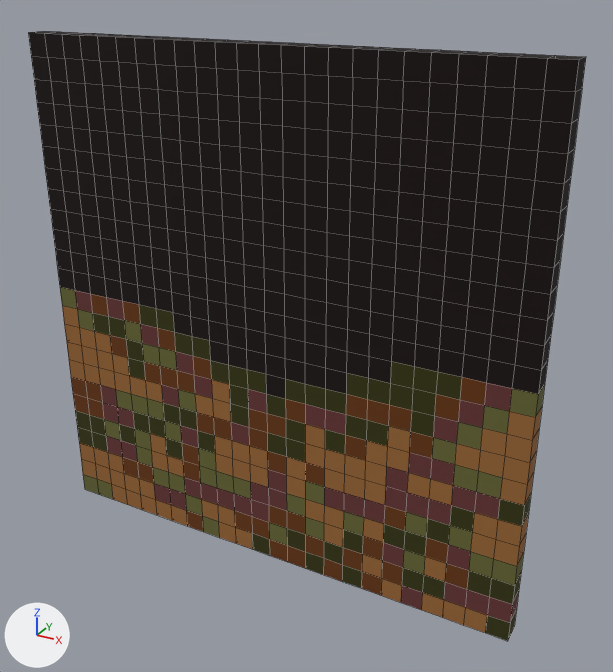
A saved change to the OBJ model WindingTale2/Assets/Resources/Shapes/Shapes_23/Shape_23_189.obj.
Camera for both pictures: a 50 mm camera at (1.81, -3.01, 1.48) aimed at (0.14, 0.01, -0.03). The axes (+X, +Y, +Z) are drawn at lower left. The lights are the same throughout. The first picture is the older version. Mesh edges are drawn as thin lines. Where no turn or scale is listed for an object, it has been applied to the vertices. Vertices at exactly the same position are counted once.

Objects in the first picture: 'Shape_23_189'.
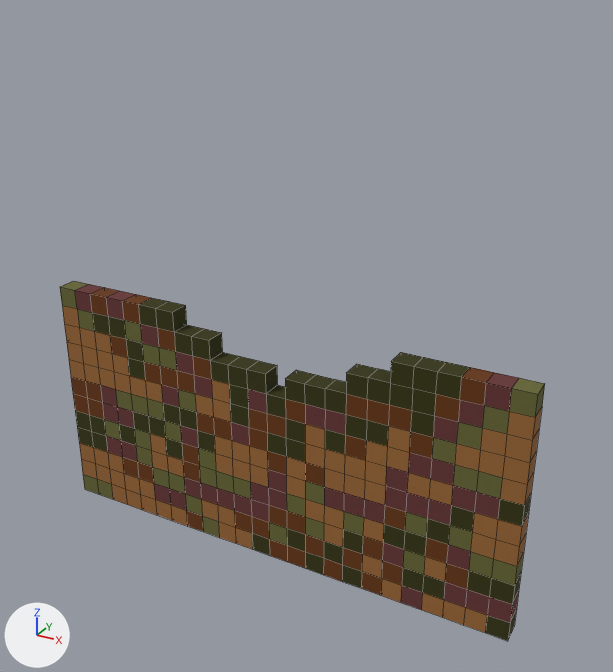
Pixel boxes [x1, y1, x2, y2] of what changed, in the pictures (613 x 672 px):
'Shape_23_189', reshaped (13% narrower, 41% shorter): before [28, 31, 586, 641]; after [60, 281, 545, 641]
part 1 of me_shape_23_189, deleted: before [28, 31, 586, 394]

Diff of the bpy script that builds the scene:
```diff
--- a/WindingTale2/Assets/Resources/Shapes/Shapes_23/Shape_23_189.obj.py
+++ b/WindingTale2/Assets/Resources/Shapes/Shapes_23/Shape_23_189.obj.py
@@ me_shape_23_189 @@
 # used by ob_shape_23_189; location = (0.0, 0.0, 0.0)
-me_shape_23_189.from_pydata(...)  # 1250 vertices, 1248 faces; spans x -1.2..1.2, y -0.1..0.0, z -1.2..1.2
+me_shape_23_189.from_pydata(...)  # 618 vertices, 616 faces; spans x -1.2..1.2, y -0.1..0.0, z -1.2..0.0
+# me_shape_23_189 part 1: 632 vertices removed from x -1.2..1.2, y -0.1..0.0, z -0.1..1.2
 me_shape_23_189.materials.append(mat_palette)
```
